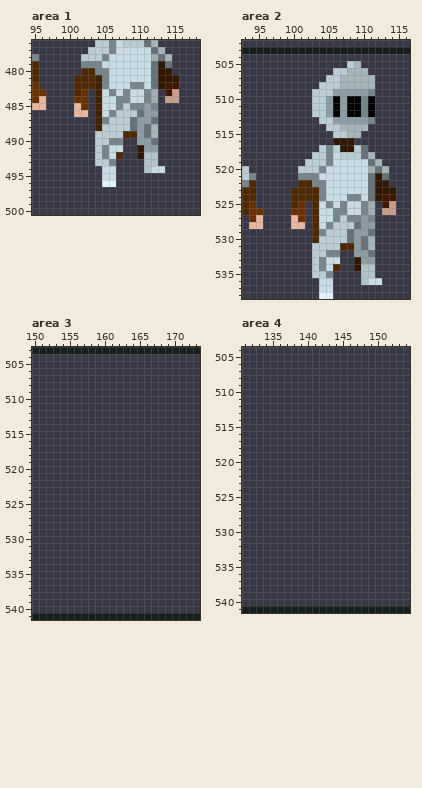
File history of a pixel-art file, Dibujo/Aseprite/Practicando/Todo.aseprite. Above: the version before the commit.
760x562 pixels, 1 frame. Colours within 5 levels of each other are drawn and written as one. Shown: area 1: x 95..118, y 476..500; area 2: x 93..116, y 502..538; area 3: x 150..173, y 503..541; area 4: x 131..154, y 504..541. The old version is drawn lined up with the new one, on the new canvas. The commit also changed other parts of the picture, which this record leaves out.
The same view after the edit:
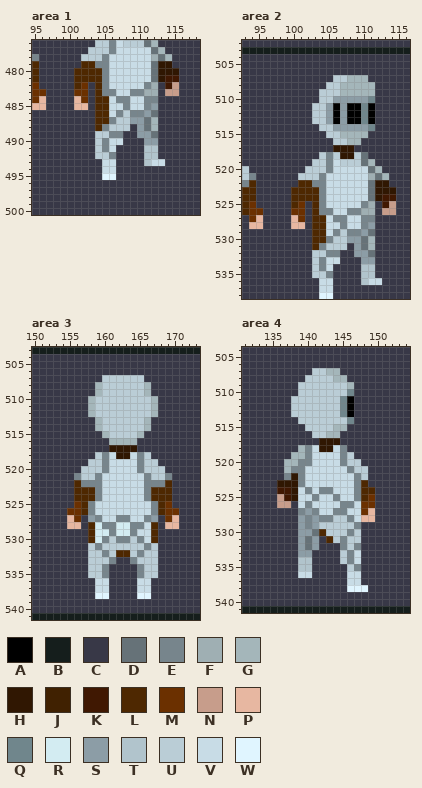
Palette (. is transparent): A #000000  B #151e1c  C #383847  D #667278  E #77858c  F #9fafb3  G #a4b6ba  H #301702  J #402101  K #401802  L #4e2801  M #6b3000  N #c79d8b  P #e7b7a1  Q #70868c  R #d3ecf2  S #8c9da6  T #b1c4cc  U #bacdd6  V #c8dce6  W #e0f5ff
From old to new:
canvas 760x562 -> 760x594
Area 1:
y 479: x 102..103 EE -> LL; x 105 V -> E; x 114 D -> H
y 480: x 101 C -> L; x 104 E -> L; x 115 C -> H
y 481: x 104 J -> L; x 114..115 HH -> KK
y 482: x 102..104 LLJ -> MCL; x 109..113 EEVDH -> VVEFC; x 115 K -> N
y 483: x 101 L -> M; x 104..105 JV -> LE; x 108..111 EVVE -> VEEF; x 114 K -> N
y 484: x 101 M -> P; x 104..105 JV -> LL; x 112 F -> E; x 114..115 NN -> CC
y 485: x 102 M -> P; x 104..105 JV -> LL; x 107..112 EUEESE -> VEVVES
y 486: x 101..102 PP -> CC; x 104..107 JVEU -> LLVE; x 109..110 UD -> EE; x 112 S -> D
y 487: x 104..106 JEU -> LLE; x 109 D -> S; x 111..112 SD -> DG
y 488: x 104..105 JU -> LE; x 109 D -> C
y 489: x 106..109 UULL -> EECC; x 111..112 DG -> SD
y 490: x 105..107 UEE -> EVV; x 110 S -> C; x 112 D -> S
y 491: x 107 V -> C; x 110..112 HSS -> CTT
y 492: x 105..107 EVL -> UEC; x 110 H -> C
y 493: x 104..106 UUE -> CVV; x 112..113 TC -> VV
y 494: x 111..113 TVV -> CCC
y 495: x 105..106 VV -> WW
y 496: x 105..106 WW -> CC
Area 2:
y 505: x 108..109 UG -> CC
y 506: x 106..110 UUGGG -> CCCCC
y 507: x 105 U -> C; x 107 G -> U; x 111 G -> C
y 508: x 104 U -> C
y 509: x 103 U -> C; x 106..111 SSSSSQ -> UGGGGG
y 510: x 103 U -> C; x 105..106 SA -> US; x 108..111 AAQA -> SSSQ
y 513: x 103 C -> U; x 105..106 US -> SA; x 108..111 SSSQ -> AAQA
y 514: x 104 C -> U; x 106..111 UGGGGC -> SSSSSQ
y 515: x 105 C -> U; x 107 U -> G; x 110 C -> G
y 516: x 106..109 HHHC -> UUGG
y 517: x 104..106 UEU -> CCH; x 109..110 UD -> CC
y 518: x 103 U -> C; x 106..108 VUU -> UHH; x 111 G -> C
y 519: x 102 U -> C; x 107..112 VVVVDG -> UUUDGC
y 520: x 101 U -> C; x 104..105 EV -> UE; x 111..113 FDG -> DGC
y 521: x 101..104 EEEV -> UUUE; x 111..113 DHD -> FDG
y 524: x 108..109 EE -> VV
y 525: x 104..105 VE -> EV; x 107 E -> V
y 526: x 104..110 VVEEVVE -> EEVVEEF
y 527: x 104 V -> L; x 107..110 UEES -> EVVE
y 528: x 104..110 VEUUUDS -> LVVEVVE
y 529: x 104..106 EUU -> LVE; x 108..109 DS -> EE
y 530: x 104..105 UU -> LE; x 108 D -> S
y 531: x 103..104 UU -> LE; x 107..108 LL -> UC
y 533: x 109 H -> C
y 534: x 106 L -> C; x 109 H -> C
Area 3:
y 507: x 160..165 CCCCCC -> UUUUUU
y 508..509: x 159..166 CCCCCCCC -> GUUUUUUG
y 510..512: x 158..167 CCCCCCCCCC -> GUUUUUUUUG
y 513..514: x 159..166 CCCCCCCC -> GUUUUUUG
y 515: x 160..165 CCCCCC -> GUUUUG
y 516: x 161..164 CCCC -> GGGG
y 517: x 161..164 CCCC -> HHHH
y 518: x 159..166 CCCCCCCC -> UEVHHVEU
y 519: x 158..167 CCCCCCCCCC -> UUEVVVVEUU
y 520: x 157..168 CCCCCCCCCCCC -> UUUEVVVVEUUU
y 521: x 156..169 CCCCCCCCCCCCCC -> EUUEVVVVVVEUUE
y 522: x 156..169 CCCCCCCCCCCCCC -> LEEEVVVVVVEEEL
y 523..524: x 156..169 CCCCCCCCCCCCCC -> LLLEVVVVVVELLL
y 525: x 156..169 CCCCCCCCCCCCCC -> MLEVVVVVVVVELM
y 526: x 155..170 CCCCCCCCCCCCCCCC -> MMLEVVVVVVVVELMM
y 527: x 155..156 CC -> PM; x 158..167 CCCCCCCCCC -> SEVVEEVVES; x 169..170 CC -> MP
y 528: x 155..156 CC -> PP; x 158..167 CCCCCCCCCC -> LREERREEVL; x 169..170 CC -> PP
y 529: x 158..167 CCCCCCCCCC -> LRRERREVVL
y 530: x 158..167 CCCCCCCCCC -> LREUEEUEVL
y 531: x 158..167 CCCCCCCCCC -> UEUUUUUUEU
y 532: x 158..167 CCCCCCCCCC -> UUEULLUEUU
y 533: x 158..161 CCCC -> UUUE; x 164..167 CCCC -> EUUU
y 534..535: x 158..160 CCC -> UUE; x 165..167 CCC -> EUU
y 536..537: x 159..160 CC -> VV; x 165..166 CC -> VV
y 538: x 159..160 CC -> WW; x 165..166 CC -> WW
Area 4:
y 507: x 141..144 CCCC -> UUGG
y 508: x 140..145 CCCCCC -> UUUUGG
y 509: x 139..146 CCCCCCCC -> UUUUUUUG
y 510: x 139..146 CCCCCCCC -> UUUUUUUQ
y 511..513: x 138..146 CCCCCCCCC -> UUUUUUUQA
y 514: x 139..146 CCCCCCCC -> UUUUUUUQ
y 515: x 140..145 CCCCCC -> UUUUGG
y 516: x 141..144 CCCC -> UUGG
y 517: x 142..144 CCC -> HHH
y 518: x 139..145 CCCCCCC -> GEVHHVE
y 519: x 138..146 CCCCCCCCC -> GGEVVVVEU
y 520: x 137..147 CCCCCCCCCCC -> GGEEVVVVEUU
y 521: x 137..148 CCCCCCCCCCCC -> GEEVVVVVVEUU
y 522: x 137..148 CCCCCCCCCCCC -> EHEVVVVVVVEU
y 523: x 136..148 CCCCCCCCCCCCC -> HHHEVVVVVVVEL
y 524: x 136..149 CCCCCCCCCCCCCC -> KKHVEVEEVVVELL
y 525: x 136..149 CCCCCCCCCCCCCC -> NKHVVEVVEVVELM
y 526: x 136..137 CC -> NN; x 139..149 CCCCCCCCCCC -> VEVVVVEEVMM
y 527: x 139..149 CCCCCCCCCCC -> ESEVVEEVVMP
y 528: x 139..149 CCCCCCCCCCC -> SESEEUUEVPP
y 529: x 139..147 CCCCCCCCC -> SESUUUUUE
y 530: x 139..147 CCCCCCCCC -> SSDLUUUEU
y 531: x 139..141 CCC -> SDS; x 143..147 CCCCC -> LUEUU
y 532: x 139..141 CCC -> SDS; x 145..147 CCC -> EUE
y 533: x 139..140 CC -> SS; x 145..147 CCC -> UEV
y 534: x 139..140 CC -> TT; x 145..147 CCC -> UEV
y 535: x 139..140 CC -> TT; x 146..147 CC -> UE
y 536: x 139..140 CC -> VV; x 146..147 CC -> VV
y 537: x 146..147 CC -> VV
y 538: x 146..148 CCC -> WWW
Pixel boxes of the changes (left, top, right, bottom) in both pictures:
changed: (74, 61, 179, 187)
changed: (298, 61, 389, 271)
changed: (67, 375, 179, 599)
changed: (277, 368, 375, 592)
